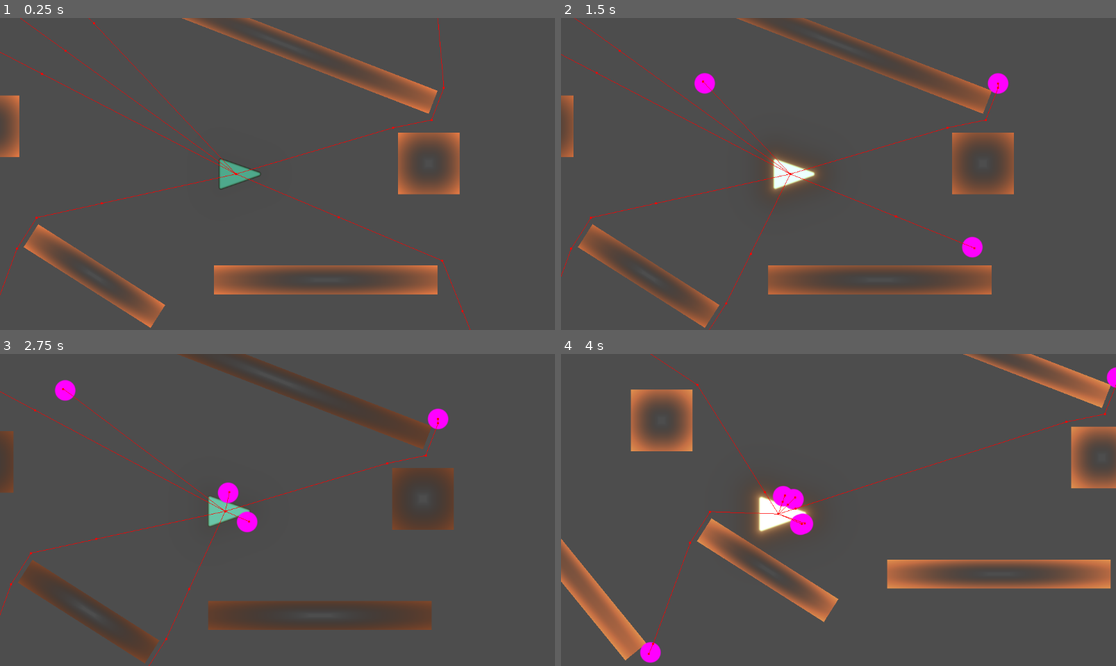
Above: before the commit, frames 1-4 (two rows, left to right).
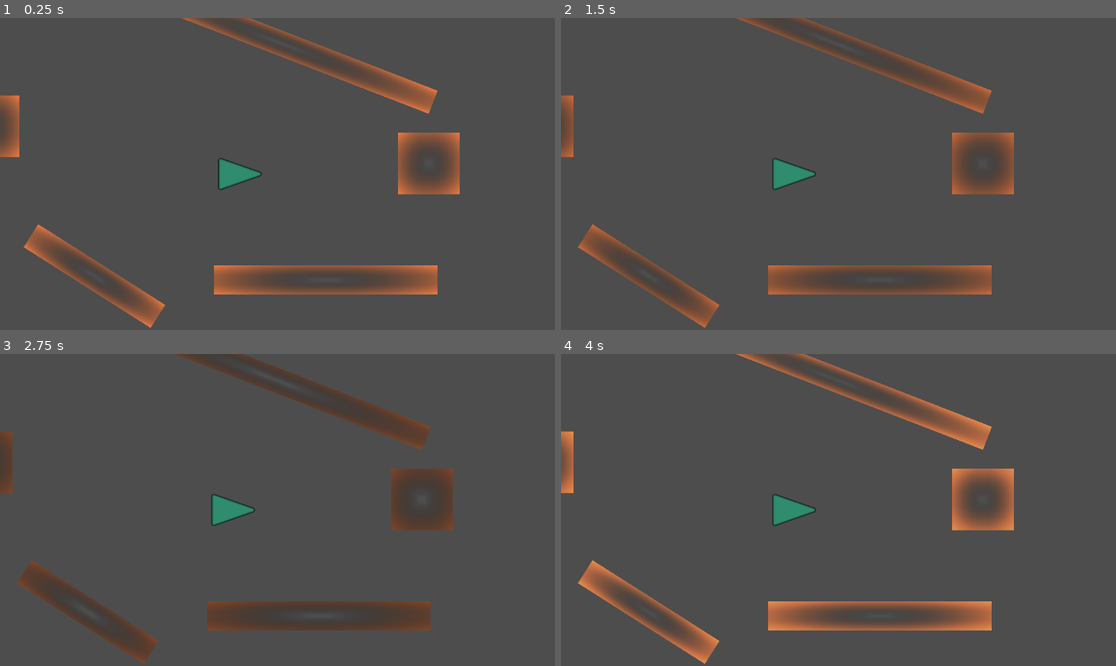
Above: after the commit, the same moments.

Repository: ianstranathan/shoo-tay-shoo-tay
Game: Godot game, scene res://main.tscn
Same seed, same stepped clock (60 frames per second), same inputs: the game is played once before the commit and once after it. The engine's default icon, where the game draws it, is replaced by a stand-in: a white triangle on a blue panel in a dark square.
Inputs:
- Up to frame 1 (0.25 s): no input
- Up to frame 2 (1.5 s): hold Space (SPACE) 0.53-1.28 s; tap Space (SPACE) at 1.35 s
- Up to frame 3 (2.75 s): hold Space (SPACE) from 2.03 s (still down)
- Up to frame 4 (4 s): release Space (SPACE) at 2.78 s; tap Space (SPACE) at 2.85 s; hold Space (SPACE) from 3.53 s (still down)

The runs differ from the first frame. In frame 1, 1.2% of the frame differs, in the area x 0-85%, y 0-100%; in frame 2, 2.0%; in frame 3, 2.3%; in frame 4, 21%, in the area x 0-100%, y 0-100%.

Commit message:
initial commit to this branch

Diff:
--- a/components/attack_component.gd
+++ b/components/attack_component.gd
@@ -3,3 +3,6 @@
 class_name AttackComponent
 
 @export var damage: float = 0.0
+#var dir: Vector2 = Vector2.ZERO
+var parent: Node2D
+var dynamic_data: Dictionary = {}
--- a/enemies/mob.tscn
+++ b/enemies/mob.tscn
@@ -50,4 +50,6 @@
 metadata/_custom_type_script = "uid://dtveseykhco0l"
 
 [node name="NavigationAgent2D" type="NavigationAgent2D" parent="."]
+avoidance_enabled = true
+radius = 25.0
 neighbor_distance = 20.0
--- a/main.tscn
+++ b/main.tscn
@@ -7,7 +7,6 @@
 [ext_resource type="Script" uid="uid://b717816mvrhfr" path="res://camera/follow_rig.gd" id="4_4c57u"]
 [ext_resource type="Script" uid="uid://dgk6ocqcbjwkr" path="res://camera/shake_pivot.gd" id="5_efxa6"]
 [ext_resource type="Script" uid="uid://cj5le4ngvuhl6" path="res://shootay_manager.gd" id="6_7mycd"]
-[ext_resource type="PackedScene" uid="uid://brbsqoshfpptq" path="res://enemies/mob.tscn" id="7_5vw27"]
 [ext_resource type="Script" uid="uid://c24o054px4d8u" path="res://vfx_container.gd" id="7_272bh"]
 [ext_resource type="PackedScene" uid="uid://cj4e05skrr1ug" path="res://enemies/enemy_manager/enemy_manager.tscn" id="7_kek77"]
 
@@ -43,24 +42,3 @@
 script = ExtResource("7_272bh")
 
 [node name="EnemyManager" parent="." instance=ExtResource("7_kek77")]
-
-[node name="Mob" parent="EnemyManager" instance=ExtResource("7_5vw27")]
-position = Vector2(-1204, -265)
-
-[node name="Mob7" parent="EnemyManager" instance=ExtResource("7_5vw27")]
-position = Vector2(-483, -512)
-
-[node name="Mob6" parent="EnemyManager" instance=ExtResource("7_5vw27")]
-position = Vector2(-1453, -588)
-
-[node name="Mob5" parent="EnemyManager" instance=ExtResource("7_5vw27")]
-position = Vector2(-947, 473)
-
-[node name="Mob4" parent="EnemyManager" instance=ExtResource("7_5vw27")]
-position = Vector2(402, -521)
-
-[node name="Mob2" parent="EnemyManager" instance=ExtResource("7_5vw27")]
-position = Vector2(561, 511)
-
-[node name="Mob3" parent="EnemyManager" instance=ExtResource("7_5vw27")]
-position = Vector2(-1007, -728)
--- a/player/player.gd
+++ b/player/player.gd
@@ -3,10 +3,23 @@
 class_name Player
 
 signal died
+"""
+Current Movement variables are stateful
+(can be changed by environmentals, shots etc)
+"""
 
 @export_category("Movement")
 var move_dir: Vector2 = Vector2.ZERO
 @export var SPEED: float = 300.0
+@export var DECL = 3000.0 # -- should this be proportinoal to speed?
+@export var BOOSTING_SPEED: float = 4.0 * SPEED
+@export var ACCL := 2000.0 # -- should this be proportinoal to speed?
+@export var BOOSTING_ACCL: float = 4.0 * ACCL
+
+# -- movement state vars
+@onready var current_speed = SPEED
+@onready var current_accl = ACCL
+@onready var current_decl = DECL
 
 @export_category("Aiming")
 @export var aiming_sprite: Sprite2D
@@ -15,8 +28,6 @@
 @onready var aiming_sprite_size :Vector2i = aiming_sprite.texture.get_size()
 @export var look_ahead_dist = 100.0
 @export_range(1,20) var rotation_speed: float = 10
-# -- Shootay-Shootay
-@onready var shootay_timer: Timer = $ShootayTimer
 
 # -- this is used to offset aiming reticle
 @onready var _player_tex_size: Vector2 = player_sprite.texture.get_size()
@@ -28,23 +39,15 @@
 
 func _ready() -> void:
 	assert(aiming_sprite)
-	shootay_timer.timeout.connect( shootay_shootay )
+	$ReloadTimer.timeout.connect( func(): can_shoot = true)
 
-	$ReloadTimer.timeout.connect( func(): can_shoot = true)
-	# --------------------------------------------------
-	# -- just some event connections
-	# -- it looks better if the max overcharge holds on for a sec
-	# -- kinda like a psuedo overcharge-coyote-time
-	# -- this seems kinda convoluted, but I need some easy thing like a timer
-	# -- to feed to shader (I'm normalizing the timer duration [0, 1]
-	$ShootayTimer.start()
-	$ShootayTimer.timeout.connect(func():
-		$ShootayMaxPauseTimer.start())
-	$ShootayMaxPauseTimer.timeout.connect( func():
-		$ShootayTimer.start())
-
+	$BoostTimer.timeout.connect( func(): boost_end_callback.call())
 	# --------------------------------------------------
 	$HitboxComponent.was_hit.connect( func( attack ):
+		if attack.dynamic_data.has("shootay_value"):
+			var _val = attack.dynamic_data.get("shootay_value")
+			if _val == ShootayGlobals.ShootayValues.REFLECT:
+				boost(attack.parent.vel)
 		$HealthComponent.take_damge( attack.damage ))
 
 	# --------------------------------------------------
@@ -52,20 +55,19 @@
 		player_sprite.material.set_shader_parameter("dmg_scale", 1. - ratio))
 	$HealthComponent.health_depeleted.connect( func(): emit_signal("died"))
 
+	# --------------------------------------------------
+	$BoostTimer.timeout.connect( func(): pass)
 
 func aim_anim(aiming_dir_len: float):
 	# -- translate the position of the aiming sprite
 	# -- to agree with its scaling
 	var _scale = shooting_line_scale * aiming_dir_len # [0, 3]
 	# --
-	# lerp(55.0, 0.0, aiming_dir_len)
+	# NOTE change magic number please
 	aiming_sprite.position.x = lerp(55.0, 0.0, aiming_dir_len) + (_scale * aiming_sprite_size.x/2.0
 																 + 0.05 * _player_tex_size.x * player_sprite.scale.x)
-
 	aiming_sprite.material.set_shader_parameter("_scale", aiming_dir_len)
 
-
-@onready var shootay_timer_fn: Callable = func(): return
 
 func _process(delta: float) -> void:
 	var r_stick_input = Input.get_vector("aim left", "aim right", "aim up", "aim down")
@@ -75,13 +77,11 @@
 		_aim_dir = r_stick_input
 	aim_anim(r_stick_input.length())
 
-	# regen timer
-	if !$ShootayTimer.is_stopped():
-		player_sprite.material.set_shader_parameter("t", Utils.normalized_timer($ShootayTimer))
+	# -- overload visual
+	# player_sprite.material.set_shader_parameter("t", Utils.normalized_timer($ShootayTimer))
+
 
 func _physics_process(delta: float) -> void:
-	shootay_shootay_visual()
-
 	if Input.is_action_just_pressed("shoot reflect"):
 		shoot_a_shootay(ShootayGlobals.ShootayValues.REFLECT)
 	elif Input.is_action_just_pressed("shoot transmit"):
@@ -94,9 +94,39 @@
 	global_rotation = lerp_angle(global_rotation,angle,rotation_speed * delta)
 
 	# ------------------------ Move
-	velocity = move_dir.normalized() * SPEED
+	if !$BoostTimer.is_stopped():
+		velocity = velocity.move_toward( boost_dir * current_speed,
+										 current_accl * delta)
+	else:
+		if !move_dir.is_equal_approx( Vector2.ZERO ):
+			# -- accl to target velocity
+			velocity = velocity.move_toward(move_dir.normalized() * current_speed,
+											current_accl * delta)
+		else:
+			# -- decl to stop
+			velocity = velocity.move_toward(Vector2.ZERO,
+											current_decl * delta)
 	move_and_slide()
 
+var boost_dir:= Vector2.ZERO
+
+# I wish I could make a simple closure around these guys, but whatever
+var pre_boost_speed: float
+var pre_boost_accl: float
+func boost(_dir: Vector2):
+	pre_boost_speed = current_speed
+	pre_boost_accl = current_accl
+	Utils.hit_stop(0.05, 0.3)
+	# _dir comes from the reflecting bullets vector
+	boost_dir = _dir.normalized()
+	$BoostTimer.start()
+	# -- change the accl_curve
+	current_speed = BOOSTING_SPEED
+	current_accl = BOOSTING_ACCL
+
+func boost_end_callback():
+	current_speed = pre_boost_speed
+	current_accl = pre_boost_accl
 
 func look_ahead_position() -> Vector2:
 	return look_ahead_dist * _last_aim_dir.normalized()
@@ -106,21 +136,7 @@
 	if can_shoot:
 		can_shoot = false
 		assert(shootay_manager)
-		$ShootayTimer.stop()
-		$ShootayMaxPauseTimer.emit_signal("timeout")
 		var dir: Vector2 = _last_aim_dir.normalized()
 		shootay_manager.make_shootay(global_position +  dir * _player_tex_size.x / 2.0,
 									 dir,
 									 shootay_value)
-	# -- shoot
-	#shootay.shoot(, shootay_value)
-
-
-func shootay_shootay_visual():
-	pass
-	#if !shootay_timer.is_stopped():
-		#$Sprite2D2.material.set_shader_paremeter("src_col",
-		#Utils.normalized_timer(shootay_timer)
-
-func shootay_shootay():
-	pass
--- a/player/player.tscn
+++ b/player/player.tscn
@@ -5,13 +5,13 @@
 [ext_resource type="Script" uid="uid://qlxe067lrvwq" path="res://player/player.gd" id="1_yw30f"]
 [ext_resource type="Texture2D" uid="uid://dkr8u5nmt6ncg" path="res://assets/T_Random_23.png" id="3_qjkh3"]
 [ext_resource type="Shader" uid="uid://c4a4eplt6ovbr" path="res://player/aim_visual/aim_visual.gdshader" id="4_yw30f"]
-[ext_resource type="Script" path="res://components/hitbox_component.gd" id="7_boad6"]
-[ext_resource type="Script" path="res://components/health_component.gd" id="8_rgyib"]
+[ext_resource type="Script" uid="uid://bsylm61xpi4k7" path="res://components/hitbox_component.gd" id="7_boad6"]
+[ext_resource type="Script" uid="uid://dtveseykhco0l" path="res://components/health_component.gd" id="8_rgyib"]
 
 [sub_resource type="ShaderMaterial" id="ShaderMaterial_yw30f"]
 shader = ExtResource("1_g1dw6")
 shader_parameter/dmg_scale = 0.0
-shader_parameter/t = 1.0
+shader_parameter/t = 0.0
 shader_parameter/src_col = Color(1.68458e-07, 0.358155, 0.244663, 1)
 shader_parameter/cracked_tex = ExtResource("3_qjkh3")
 
@@ -32,15 +32,6 @@
 scale = Vector2(2.5, 2.5)
 texture = ExtResource("1_rkbax")
 
-[node name="ShootayTimer" type="Timer" parent="."]
-wait_time = 2.0
-one_shot = true
-autostart = true
-
-[node name="ShootayMaxPauseTimer" type="Timer" parent="."]
-wait_time = 0.25
-one_shot = true
-
 [node name="AimingSprite" type="Sprite2D" parent="."]
 material = SubResource("ShaderMaterial_qjkh3")
 texture = ExtResource("1_rkbax")
@@ -59,13 +50,14 @@
 visible = false
 polygon = PackedVector2Array(48, 0, -32, 28, -32, -28)
 
-[node name="RegenTimer" type="Timer" parent="."]
-wait_time = 2.0
-
 [node name="CollisionPolygon2D2" type="CollisionPolygon2D" parent="."]
 visible = false
 polygon = PackedVector2Array(48, 0, -32, 28, -32, -28)
 
 [node name="ReloadTimer" type="Timer" parent="."]
-wait_time = 0.2
+wait_time = 0.4
 autostart = true
+
+[node name="BoostTimer" type="Timer" parent="."]
+wait_time = 0.4
+one_shot = true
--- a/shootay/shootay.gd
+++ b/shootay/shootay.gd
@@ -58,11 +58,20 @@
 
 
 func shoot(dir: Vector2, _shootay_val: ShootayGlobals.ShootayValues):
+	#$AttackComponent.dir = dir
+	$AttackComponent.parent = self # -- this is so I can get the direction its going
+								   # -- not ideal
+	$AttackComponent.dynamic_data["shootay_value"] = _shootay_val
 	shootay_value = _shootay_val
 	$ShootayColorComponent.set_shootay_visual( shootay_value )
 	set_shootay_collision_layer()
-	assert( is_equal_approx(dir.length(), 1.0)) # -- .normalized() should be in player to save a call
-	vel = dir * SHOOTING_SPEED                  # -- but just in case
+
+	# -- check to make sure we're not normalizing  multiple times
+	# -- everything really needs to be normalized, so origin point should be
+	# -- responsible
+	# -- assert is here just in case, doesn't exist in non-debug build
+	assert( is_equal_approx(dir.length(), 1.0))
+	vel = dir * SHOOTING_SPEED
 	rotation_from_velocity_vector( dir )
 	stretch_squash( true )
 	GlobalSignals.emit_signal("shake_camera", {"type": "Shootay", "amount": 20, "dir": dir})
--- a/singletons/utils.gd
+++ b/singletons/utils.gd
@@ -36,3 +36,9 @@
 		v.append( r * Vector2(cos(theta), sin(theta)))
 		theta += delta_theta
 	return v
+
+
+func hit_stop(time_scale: float, duration: float):
+	Engine.time_scale = time_scale
+	await(get_tree().create_timer(duration * time_scale).timeout)
+	Engine.time_scale = 1.0
--- /dev/null
+++ b/vfx/boost/boost.gd
@@ -0,0 +1,10 @@
+extends Node2D
+
+"""
+Effect is composed of a few layers
+- line along boost vector
+- some random particles that dissipate along the line
+- trail line behind player for duration of boost
+- small screen shake
+- screen quad post processing (motion blur)
+"""
--- /dev/null
+++ b/vfx/boost/boost.tscn
@@ -0,0 +1,6 @@
+[gd_scene load_steps=2 format=3 uid="uid://bd1yphhypckcl"]
+
+[ext_resource type="Script" uid="uid://bkmmsclg8i0yh" path="res://vfx/boost/boost.gd" id="1_sk4ks"]
+
+[node name="Boost" type="Node2D"]
+script = ExtResource("1_sk4ks")
--- /dev/null
+++ b/vfx/boost_trail/boost_trail.tscn
@@ -0,0 +1,6 @@
+[gd_scene load_steps=2 format=3 uid="uid://cam6qwpualtfy"]
+
+[ext_resource type="Texture2D" uid="uid://1exmljky2sx0" path="res://assets/particle_masks/spark_07.png" id="1_ddllq"]
+
+[node name="BoostTrail" type="Sprite2D"]
+texture = ExtResource("1_ddllq")
Binary file added: assets/particle_masks/spark_07.png
Not shown, added: assets/particle_masks/spark_07.png.import
Binary file added: assets/particle_masks/trace_02.png
Not shown, added: assets/particle_masks/trace_02.png.import
Not shown: 1 places in main.tscn that only renumber resources
Not shown, added: vfx/boost/boost.gd.uid
